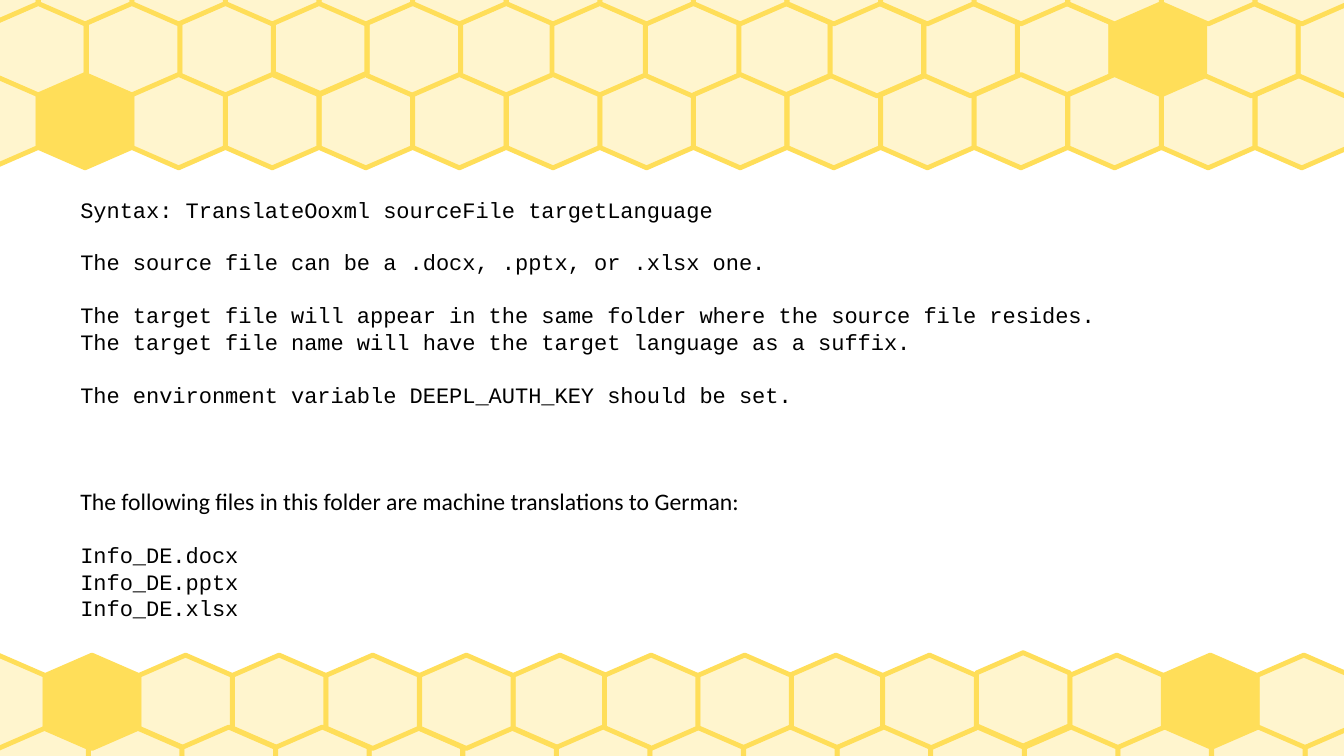
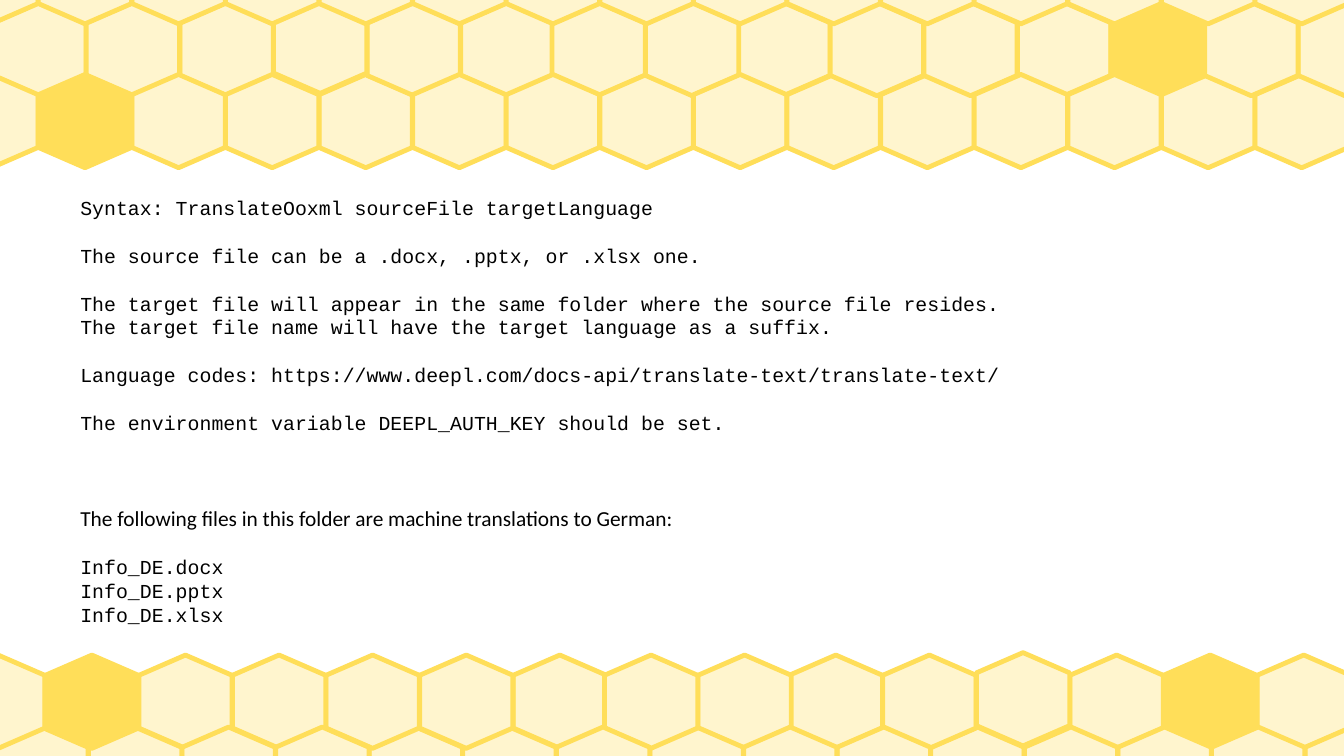
Before and after one commit to IgorIgnatyuk/TranslateOoxml, a slide deck: slide 2 of Info.pptx. Drawn at 1344x756 pixels with LibreOffice and Linux fonts; fonts in the diff are those of the drawing. Boxes give left, top, right and bottom in pixels: in the first picture for what was removed or moved away, otherwise in the second. Text is boxed around its words. In the diff, an @@ line names an element or a change of style, - is before the commit and + after.

Commit message:
Add language code information to the help

```diff
--- a/Info.pptx
+++ b/Info.pptx
@@ text at (80,201,999,624): size 13 to 11.7 pt in "Syntax: TranslateOoxml sourceFile targetLanguage", "The source file can be a .docx, ...", "The target file will appear in the ...", "The target file name will have the ..." and 4 more places; size 14 to 12.6 pt in "The following files in this folder are ..." @@
@@ text at (80,368,999,386): paragraph added @@
+Language codes: https://www.deepl.com/docs-api/translate-text/translate-text/
```
Also in this commit, not shown: 1 other slide changed, 6 other files.
